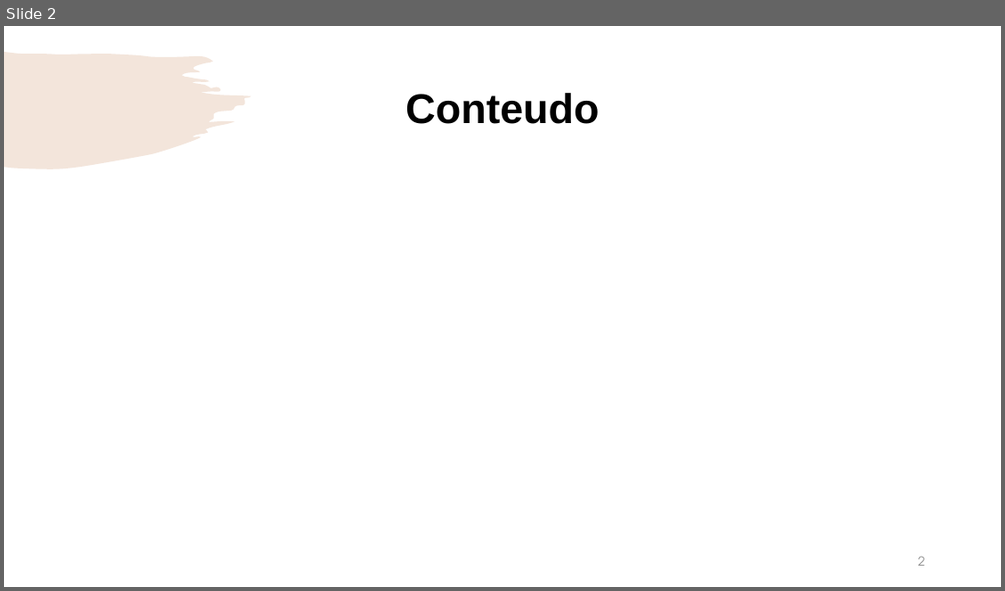
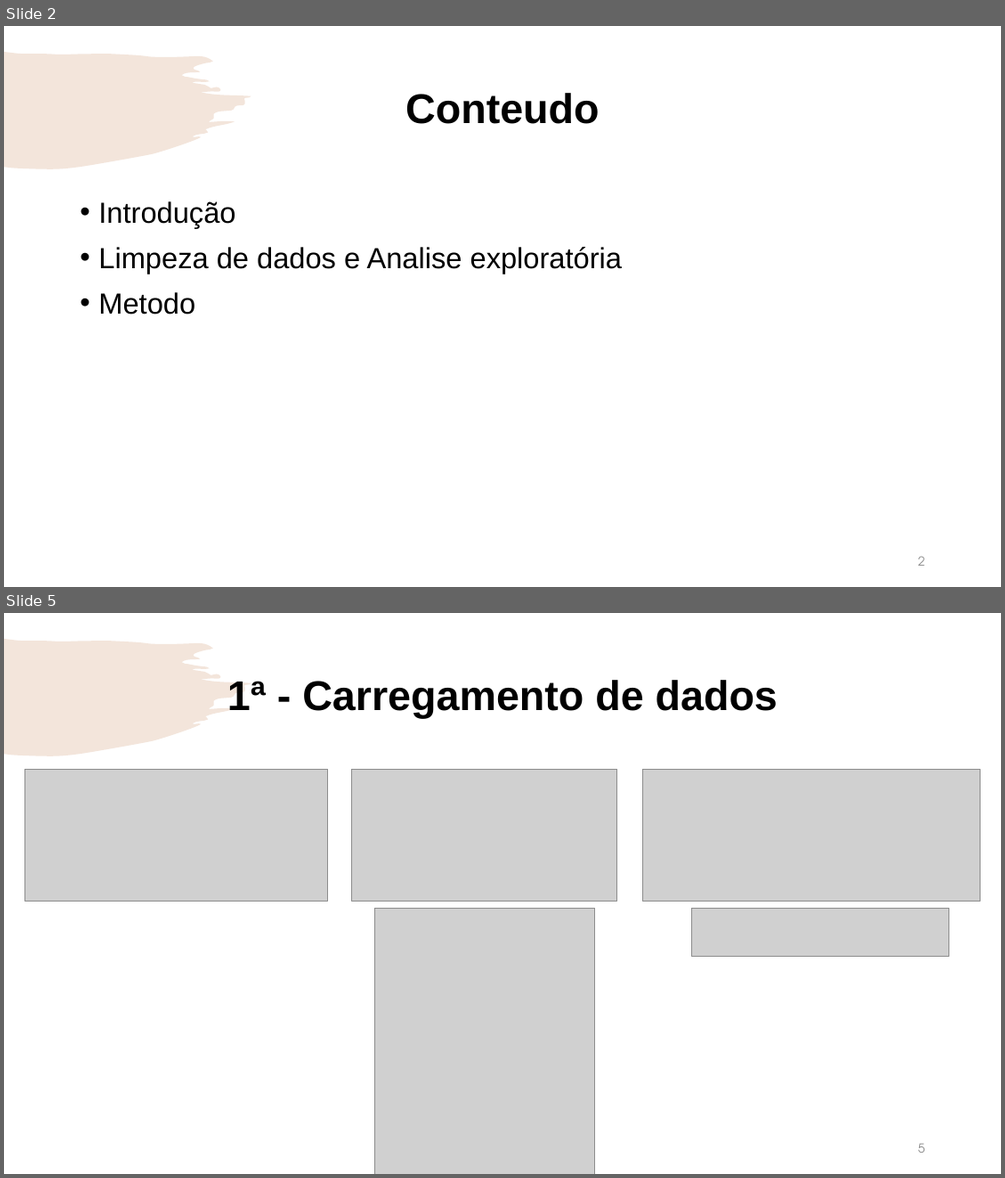
Before and after one commit to Rendrick27/Online_Shoppers_Purchasing, a slide deck: Main/Machine Learning.pptx. Shown one above the other, each under a label of ours: slide 2 before the commit, slides 2 and 5 after it; the slides between them are not shown. The pictures are 1005x591 and 1005x1178 pixels, drawn with LibreOffice and Linux fonts; fonts in the diff are those of the drawing; grey boxes stand for pictures; background and template pictures are left out. Boxes give left, top, right and bottom in pixels: in the first picture for what was removed or moved away, otherwise in the second. Text is boxed around its words. In the diff, an @@ line names an element or a change of style, - is before the commit and + after.

```diff
--- a/Main/Machine Learning.pptx
+++ b/Main/Machine Learning.pptx
@@ slide 5 added at bbox=[4, 613, 1001, 1174], background #FFFFFF; not listed: 1 template element that a slide beside it also shows @@
@@ title added at bbox=[227, 680, 777, 718], 40 pt, text #000000, bold @@
+1ª - Carregamento de dados
@@ picture added at bbox=[25, 770, 328, 900] @@
@@ picture added at bbox=[352, 770, 617, 900] @@
@@ picture added at bbox=[643, 770, 979, 900] @@
@@ picture added at bbox=[375, 908, 595, 1174] @@
@@ picture added at bbox=[691, 908, 949, 957] @@
@@ page number added at bbox=[918, 1143, 925, 1152], 12 pt, text #8C8C8C @@
+5
@@ slide 2 changed as well @@
@@ text added at bbox=[98, 201, 623, 314], 28 pt, text #000000 @@
+• Introdução
+• Limpeza de dados e Analise exploratória
+• Metodo
```
Also in this commit, not shown: 2 other slides changed, 5 other slides added.
